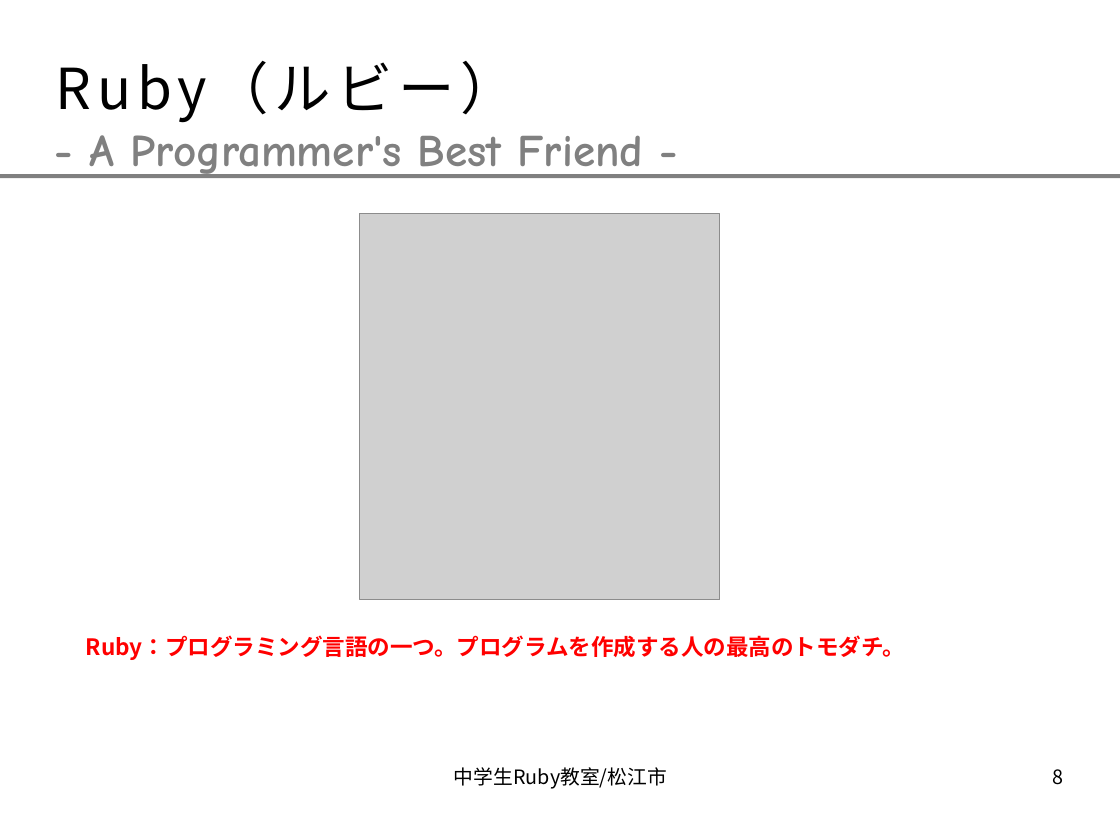
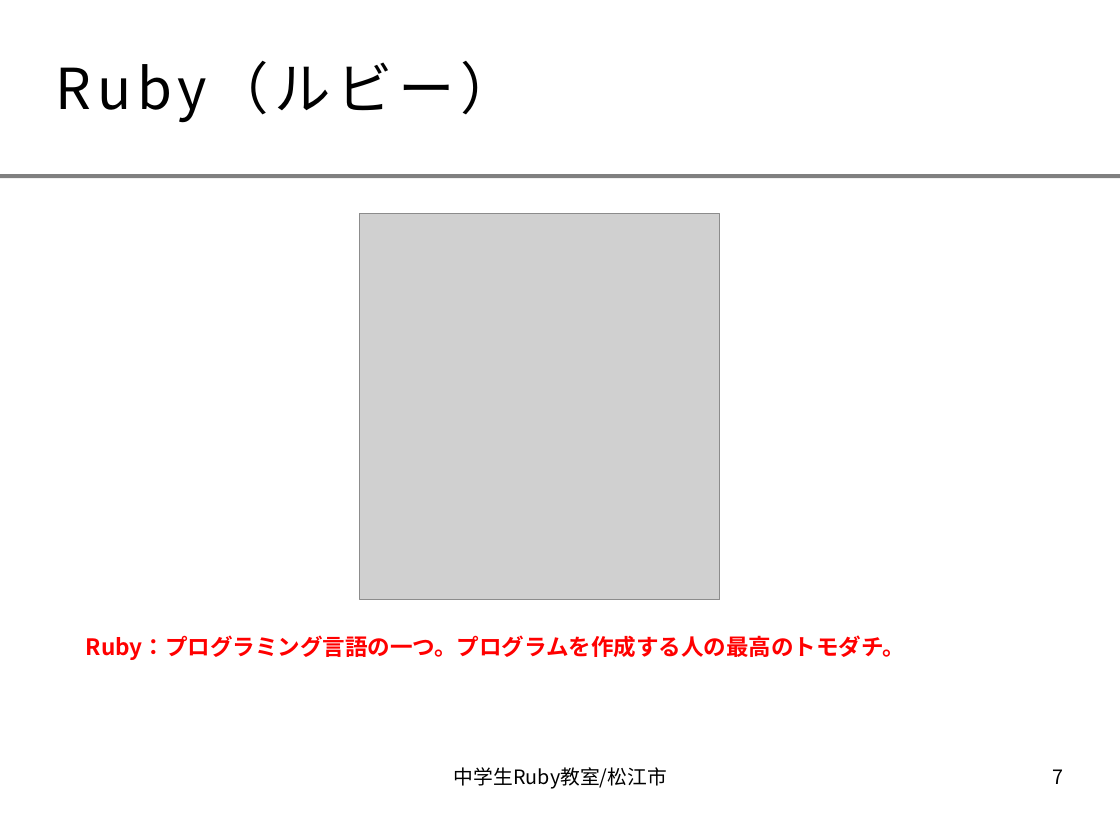
Before and after one commit to smalruby/ruby-school-mjh, a slide deck: slide 7 of mac/doc/text.odp (slide 8 before the commit). Drawn at 1120x840 pixels with LibreOffice and Linux fonts; fonts in the diff are those of the drawing; grey boxes stand for pictures; background and template pictures are left out. Boxes give left, top, right and bottom in pixels: in the first picture for what was removed or moved away, otherwise in the second. Text is boxed around its words. In the diff, an @@ line names an element or a change of style, - is before the commit and + after.

```diff
--- a/mac/doc/text.odp
+++ b/mac/doc/text.odp
@@ text removed at bbox=[90, 135, 644, 178] @@
-- A Programmer's Best Friend -
@@ page number at bbox=[1053, 769, 1064, 784]: text changed @@
-8
+7
```
Also in this commit, not shown: 9 other slides changed, 9 slides added, 4 slides removed.
